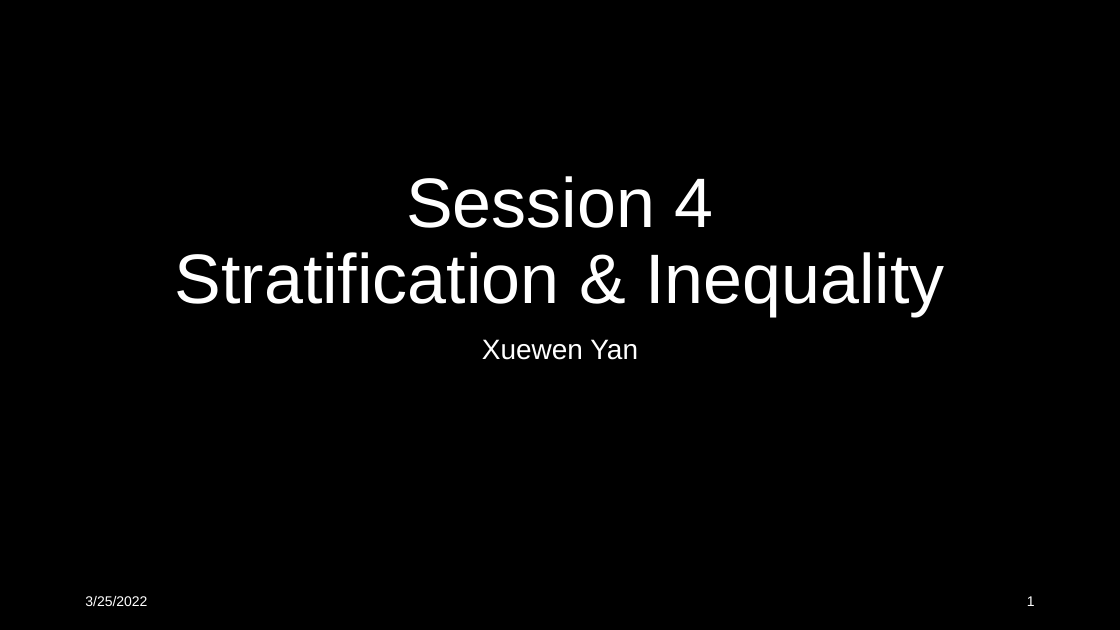
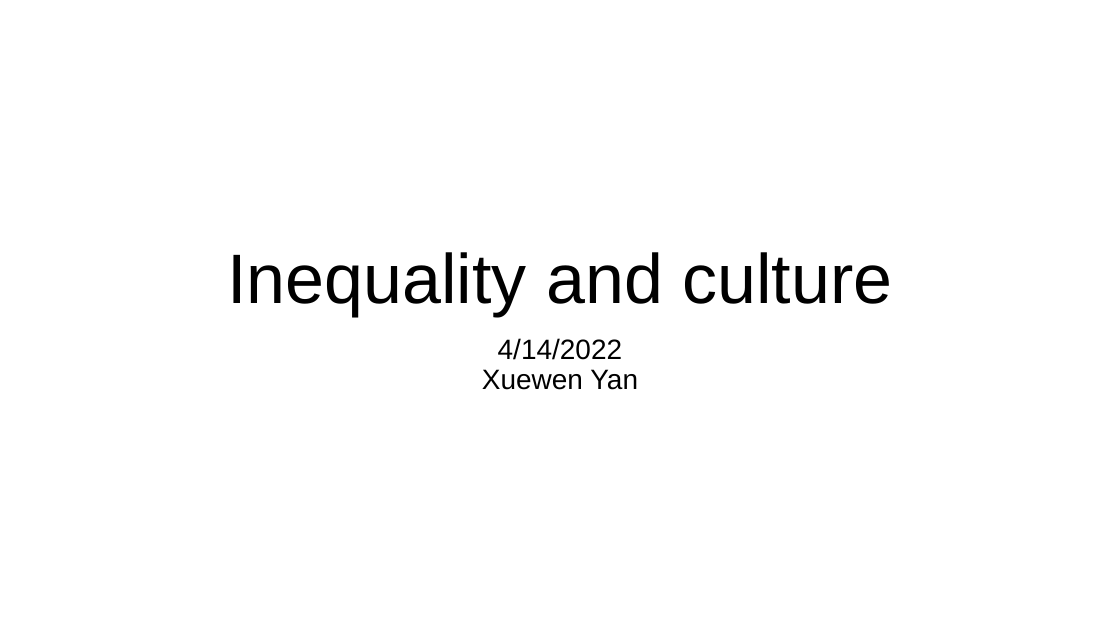
Before and after one commit to XueWenSYan/Intro_to_sociology, a slide deck: slide 1 of Meeting 4.pptx. Drawn at 1120x630 pixels with LibreOffice and Linux fonts; fonts in the diff are those of the drawing. Boxes give left, top, right and bottom in pixels: in the first picture for what was removed or moved away, otherwise in the second. Text is boxed around its words. In the diff, an @@ line names an element or a change of style, - is before the commit and + after.

```diff
--- a/Meeting 4.pptx
+++ b/Meeting 4.pptx
@@ background #000000 to #FFFFFF @@
@@ title at [227, 252, 892, 316]: text changed; text colour #FFFFFF to #000000 @@
-Session 4
-Stratification & Inequality
+Inequality and culture
@@ subtitle at [498, 338, 623, 360]: paragraph added @@
+4/14/2022
@@ subtitle at [482, 369, 638, 390]: text colour #FFFFFF to #000000 in "Xuewen Yan"; less space between paragraphs @@
@@ text removed at [85, 596, 147, 606] @@
-3/25/2022
@@ page number removed at [1027, 596, 1035, 606] @@
-1
```
Also in this commit, not shown: 1 other slide changed, 9 slides added, 9 slides removed, 11 other files.
